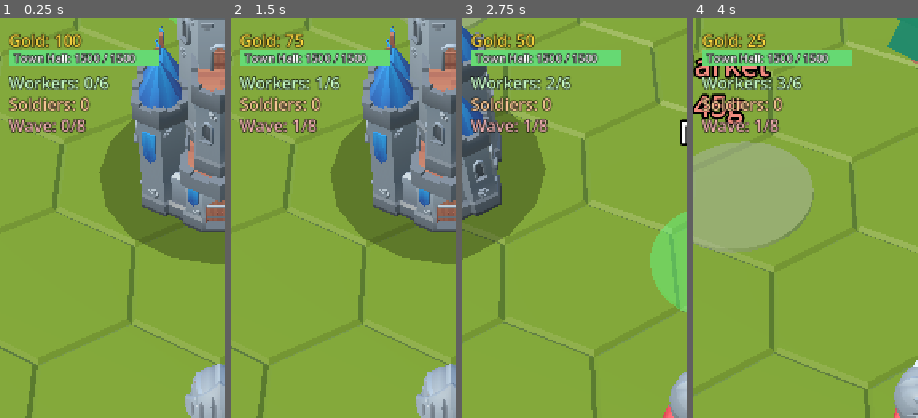
Above: before the commit, frames 1-4 (left to right).
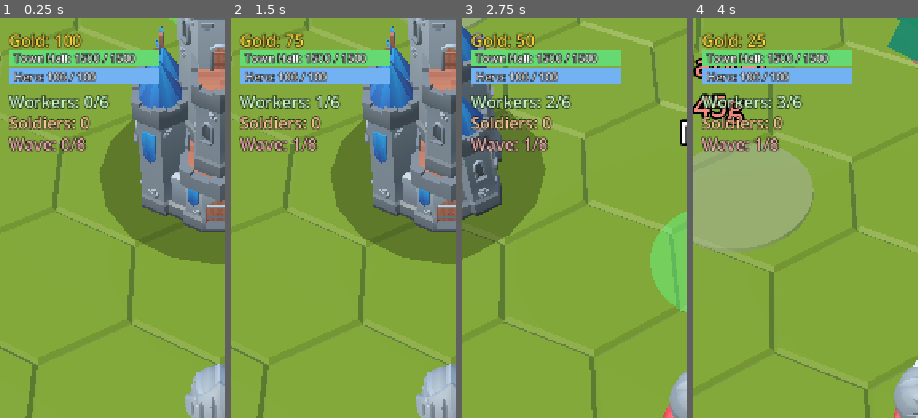
Above: after the commit, the same moments.

Repository: tembugi/town-defender
Game: Godot game, scene res://Main3D.tscn
The game is run twice, just before and just after one commit, with the same random seed, the same clock (stepped at 60 frames per second) and the same inputs.
Inputs (mouse positions are % of the whole screen's width and height, from its top left):
- Up to frame 1 (0.25 s): no input
- Up to frame 2 (1.5 s): click "HIRE WORKER 25g" at 0.5 s; click "START WAVE" at 1.25 s
- Up to frame 3 (2.75 s): tap Enter at 2 s; move the mouse to (72, 45) at 2.02 s; hold D from 2.03 s (still down); tap H at 2.1 s; click (72, 45) at 2.17 s; tap Space at 2.27 s
- Up to frame 4 (4 s): release D at 2.75 s; drag from (30, 55) to (45, 70) at 2.77 s; move the mouse to (60, 28) at 3.52 s; hold D from 3.53 s (still down); tap H at 3.6 s
The pictures show only the part of the screen within x 1-51%, y 0-50%; the shares and areas given below are measured in that part.

The runs differ from the first frame. In frame 1, 6.8% of the frame differs, in the area x 3-71%, y 12-34%; in frame 2, 6.6%; in frame 3, 6.5%; in frame 4, 6.6%.

Commit message:
Gameplay: enemy obstacle-avoidance, player aggro + hero HP, bolder damage numbers
- Enemies steer around trees/rocks/buildings (repulsion + sidestep) so they stop
  pinning against a tree on the way to their target. (Steering, not A* paths.)
- Player aggro: hitting an enemy builds aggro; past its threshold it chases and
  attacks the hero instead of the Keep, then de-aggros over a few seconds.
  Threshold is per-enemy via cfg (tougher foes can need more buildup later).
- Hero now has HP (100) with a HUD bar, red flash + slight shake when hit, and
  out-of-combat regen; hero death ends the game. Town Hall bar joined by a Hero
  bar in the HUD.
- Damage numbers rendered larger with a thick dark outline (crisper + bolder),
  kept small on screen via pixel_size.

Co-Authored-By: Claude Sonnet 4.6 <noreply@anthropic.com>

Diff:
--- a/scripts/Enemy3D.gd
+++ b/scripts/Enemy3D.gd
@@ -11,7 +11,12 @@
 const SEP_RADIUS := 1.4     # raiders push apart within this distance...
 const SEP_WEIGHT := 1.3     # ...strongly enough to flow around each other to open gaps
 const TANGENT_WEIGHT := 1.4 # sidestep force when a neighbour blocks the path to the Keep
+const AVOID_WEIGHT := 1.7   # steer around trees/rocks/buildings (no path-finding, just avoid)
 const CORPSE_LINGER := 10.0 # seconds a body lies on the ground before sinking away
+const AGGRO_DECAY := 0.2    # aggro bleeds off per second when not being hit
+
+var aggro := 0.0            # builds when the hero hits us; over threshold -> chase hero
+var aggro_threshold := 0.5  # per-enemy (tougher foes need more before they turn)
 
 signal died(reward: int, pos: Vector3)
 
@@ -44,6 +49,7 @@
 	dmg = cfg.get("dmg", 6.0)
 	reward = cfg.get("reward", 5)
 	speed = cfg.get("speed", 1.6)
+	aggro_threshold = cfg.get("aggro_threshold", 0.5)
 	model = (load(CHAR) as PackedScene).instantiate()
 	model.scale = Vector3.ONE * CHAR_SCALE
 	add_child(model)
@@ -84,7 +90,11 @@
 		_play("Spawn_Ground")
 		return
 	atk_cd -= delta
-	var to: Vector3 = game.keep_pos - global_position
+	aggro = maxf(0.0, aggro - AGGRO_DECAY * delta)
+	# once aggroed (and the hero is alive), chase and attack the hero instead
+	var aggroed: bool = aggro >= aggro_threshold and is_instance_valid(game.hero) and not game.game_over
+	var target_pos: Vector3 = game.hero.global_position if aggroed else game.keep_pos
+	var to: Vector3 = target_pos - global_position
 	var dist := Vector2(to.x, to.z).length()
 	var in_range := dist <= ATTACK_RANGE
 	if in_range:
@@ -92,26 +102,30 @@
 		velocity = Vector3.ZERO
 	else:
 		var seek := Vector3(to.x, 0, to.z).normalized()
-		var sep := _separation()
-		# when a neighbour sits directly between us and the Keep, sidestep around
-		# it (consistent rotational direction) instead of stopping behind it -> the
-		# crowd fans out and surrounds the Keep rather than forming a single file
+		# steer away from the crowd AND from obstacles (trees/rocks/buildings) so we
+		# flow around them instead of pinning against a tree on the way in
+		var push := _separation() * SEP_WEIGHT + _avoid() * AVOID_WEIGHT
+		# when something sits directly between us and the target, sidestep around it
+		# (consistent rotation) rather than stalling behind it
 		var block := 0.0
-		if sep.length() > 0.01:
-			block = maxf(0.0, -sep.normalized().dot(seek))
+		if push.length() > 0.01:
+			block = maxf(0.0, -push.normalized().dot(seek))
 		var tangent := Vector3(-seek.z, 0.0, seek.x)
-		var steer := seek + sep * SEP_WEIGHT + tangent * (block * TANGENT_WEIGHT)
+		var steer := seek + push + tangent * (block * TANGENT_WEIGHT)
 		var target := (steer.normalized() if steer.length() > 0.05 else seek) * speed
 		velocity = velocity.lerp(target, 0.3)   # smooth so direction changes don't buzz
 	# decaying knockback rides on top of whatever steering produced
 	knockback = knockback.move_toward(Vector3.ZERO, KB_DECAY * delta)
 	velocity += knockback
 	move_and_slide()
-	_face(game.keep_pos)
-	# damage the Keep on cadence regardless of the displayed clip
+	_face(target_pos)
+	# attack on cadence (hero if aggroed, otherwise the Keep)
 	if in_range and atk_cd <= 0.0:
 		atk_cd = atk_interval
-		game.damage_keep(dmg)
+		if aggroed:
+			game.damage_hero(dmg)
+		else:
+			game.damage_keep(dmg)
 		anim = ""   # restart the swing clip on each strike
 	# animation (a hit flinch briefly overrides everything else)
 	if hit_t > 0.0:
@@ -129,6 +143,31 @@
 		ap.speed_scale = 1.0
 
 
+func add_aggro(amount: float) -> void:
+	aggro = minf(aggro + amount, aggro_threshold + 2.0)   # cap so it bleeds off fast
+
+
+# Steer away from static obstacles (trees, rocks, finished buildings).
+func _avoid() -> Vector3:
+	var a := Vector3.ZERO
+	for n in game.resource_nodes:
+		if not n.depleted:
+			a += _repel(n.global_position, n.hit_radius() + 0.6)
+	for p in game.build_pads:
+		if p.built and p.btype != "train":
+			a += _repel(p.position, 1.3)
+	return a
+
+
+func _repel(obs: Vector3, radius: float) -> Vector3:
+	var away: Vector3 = global_position - obs
+	away.y = 0.0
+	var d := away.length()
+	if d > 0.001 and d < radius:
+		return (away / d) * (1.0 - d / radius)
+	return Vector3.ZERO
+
+
 # push away from nearby raiders, weighted stronger the closer they are
 func _separation() -> Vector3:
 	var sep := Vector3.ZERO
--- a/scripts/Game3D.gd
+++ b/scripts/Game3D.gd
@@ -88,6 +88,12 @@
 var hurt_flash: ColorRect   # red full-screen flash when the Keep is hit
 var hud_keep_fill: ColorRect   # Town Hall HP bar fill in the HUD
 const KEEP_HUD_W := 240.0
+const HERO_MAX_HP := 100.0
+const HERO_REGEN := 5.0        # hp/sec regen when not recently hit
+var hero_hp := HERO_MAX_HP
+var hero_hit_cd := 0.0         # time since last hit; regen waits for this
+var hud_hero_fill: ColorRect
+var lbl_hero: Label
 var lbl_keep: Label
 var lbl_wave: Label
 var lbl_soldiers: Label
@@ -271,11 +277,25 @@
 	lbl_keep.add_theme_font_size_override("font_size", 18)
 	layer.add_child(lbl_keep)
 	_update_keep_hud()
-	lbl_pop = _hud_label("Workers: 0/%d" % worker_cap, Vector2(22, 86), Color(0.8, 1, 0.8))
+	# Hero HP bar, just below the Town Hall bar
+	var hero_bg := ColorRect.new()
+	hero_bg.color = Color(0, 0, 0, 0.55)
+	hero_bg.position = Vector2(22, 80)
+	hero_bg.size = Vector2(KEEP_HUD_W, 26)
+	layer.add_child(hero_bg)
+	hud_hero_fill = ColorRect.new()
+	hud_hero_fill.position = Vector2(22, 80)
+	hud_hero_fill.size = Vector2(KEEP_HUD_W, 26)
+	layer.add_child(hud_hero_fill)
+	lbl_hero = _hud_label("", Vector2(30, 81), Color(1, 1, 1))
+	lbl_hero.add_theme_font_size_override("font_size", 18)
+	layer.add_child(lbl_hero)
+	_update_hero_hud()
+	lbl_pop = _hud_label("Workers: 0/%d" % worker_cap, Vector2(22, 116), Color(0.8, 1, 0.8))
 	layer.add_child(lbl_pop)
-	lbl_soldiers = _hud_label("Soldiers: 0", Vector2(22, 120), Color(1, 0.8, 0.6))
+	lbl_soldiers = _hud_label("Soldiers: 0", Vector2(22, 150), Color(1, 0.8, 0.6))
 	layer.add_child(lbl_soldiers)
-	lbl_wave = _hud_label("Wave: 0/%d" % TOTAL_WAVES, Vector2(22, 154), Color(0.95, 0.7, 0.7))
+	lbl_wave = _hud_label("Wave: 0/%d" % TOTAL_WAVES, Vector2(22, 184), Color(0.95, 0.7, 0.7))
 	layer.add_child(lbl_wave)
 
 	btn_hire = _hud_button("HIRE\nWORKER\n%dg" % HIRE_COST, -160, Color(0.45, 0.7, 0.45))
@@ -422,6 +442,13 @@
 			income_t = 3.0
 			_gain_gold(workshops * 3)
 
+	# hero out-of-combat HP regen
+	if hero_hit_cd > 0.0:
+		hero_hit_cd -= delta
+	elif hero_hp < HERO_MAX_HP:
+		hero_hp = minf(HERO_MAX_HP, hero_hp + HERO_REGEN * delta)
+		_update_hero_hud()
+
 	_update_waves(delta)
 
 	# keep health bar (always visible, empties right to left)
@@ -493,6 +520,25 @@
 	lbl_keep.text = "Town Hall: %d / %d" % [maxi(0, int(keep_hp)), int(KEEP_MAX)]
 
 
+func _update_hero_hud() -> void:
+	var f := clampf(hero_hp / HERO_MAX_HP, 0.0, 1.0)
+	hud_hero_fill.size.x = KEEP_HUD_W * f
+	hud_hero_fill.color = Color(0.85, 0.3, 0.3).lerp(Color(0.45, 0.7, 0.95), f)   # red when low
+	lbl_hero.text = "Hero: %d / %d" % [maxi(0, int(hero_hp)), int(HERO_MAX_HP)]
+
+
+func damage_hero(amt: float) -> void:
+	if game_over:
+		return
+	hero_hp -= amt
+	hero_hit_cd = 2.5
+	_update_hero_hud()
+	Rig.flash(hero, hero.model, Color(1, 0.3, 0.3))
+	_camera_shake(0.08)
+	if hero_hp <= 0.0:
+		_end_game(false, "DEFEAT! The hero has fallen.")
+
+
 func _camera_shake(amp: float) -> void:
 	shake_amt = maxf(shake_amt * clampf(shake_t / SHAKE_DUR, 0.0, 1.0), amp)
 	shake_t = SHAKE_DUR
@@ -506,9 +552,12 @@
 	l.billboard = BaseMaterial3D.BILLBOARD_ENABLED
 	l.no_depth_test = true
 	l.fixed_size = true
-	l.pixel_size = 0.0016
-	l.font_size = 40
-	l.outline_size = 5
+	# render the glyph big (sharp) but keep it small on screen via pixel_size;
+	# a thick dark outline gives it weight/boldness and readability over the field
+	l.pixel_size = 0.0007
+	l.font_size = 110
+	l.outline_size = 22
+	l.outline_modulate = Color(0, 0, 0, 0.9)
 	l.modulate = col
 	add_child(l)
 	var tw := create_tween()
@@ -699,6 +748,7 @@
 			var en := e as Enemy3D
 			if not en.dead and _cone_overlaps(origin, fwd, en.global_position):
 				en.take_damage(HERO_DMG, origin)
+				en.add_aggro(1.0)   # hitting it makes it come after the hero
 				_popup(en.global_position + Vector3(0, 2.0, 0), str(int(HERO_DMG)), Color(1, 0.95, 0.5))
 		for n in resource_nodes:
 			if not n.depleted and _cone_overlaps(origin, fwd, n.global_position, n.hit_radius()):
@@ -829,12 +879,12 @@
 	_gain_gold(reward)
 
 
-func _end_game(victory: bool) -> void:
+func _end_game(victory: bool, defeat_text := "DEFEAT! The Keep has fallen.") -> void:
 	game_over = true
 	overlay.visible = true
 	if victory:
 		lbl_end.text = "VICTORY! The town stands."
 		lbl_end.add_theme_color_override("font_color", Color(1, 0.9, 0.35))
 	else:
-		lbl_end.text = "DEFEAT! The Keep has fallen."
+		lbl_end.text = defeat_text
 		lbl_end.add_theme_color_override("font_color", Color(0.95, 0.4, 0.4))
